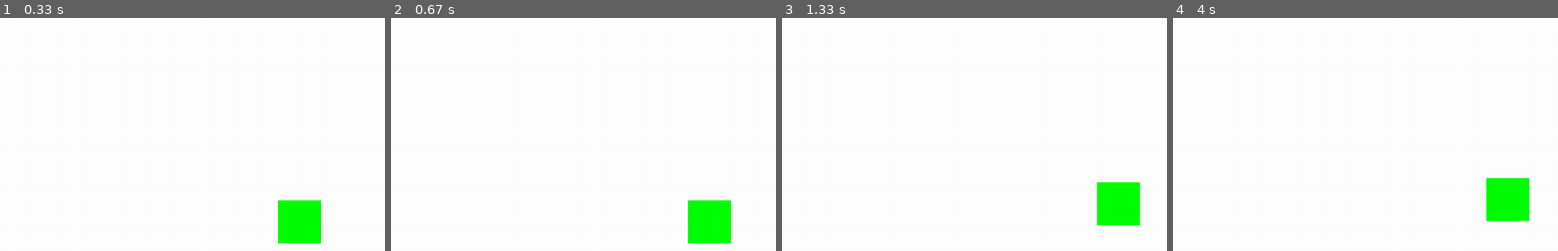
Above: before the commit, frames 1-4 (left to right).
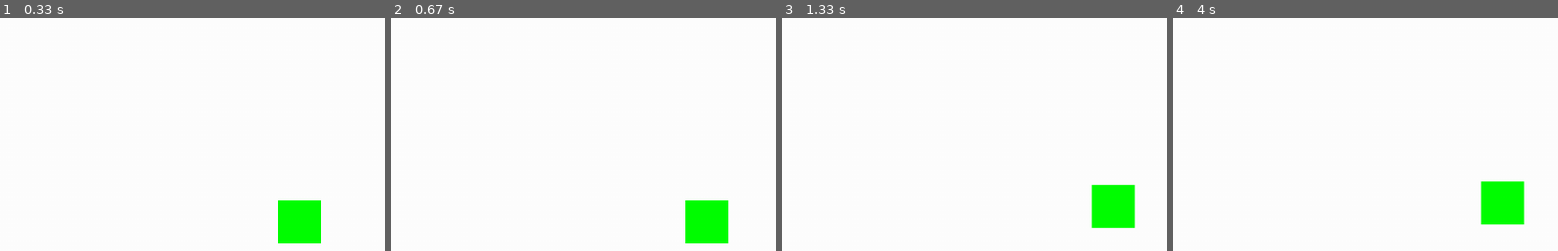
Above: after the commit, the same moments.

Repository: bona0722/mid-pygame
Game: pygame game, started from animal.py
Same seed, same stepped clock (60 frames per second), same inputs: the game is played once before the commit and once after it.
Inputs:
- Up to frame 1 (0.33 s): no input
- Up to frame 2 (0.67 s): hold Right from 0.33 s (still down)
- Up to frame 3 (1.33 s): release Right at 0.8 s; hold Up 0.83-1.13 s; hold Right from 1.17 s (still down)
- Up to frame 4 (4 s): release Right at 1.63 s; hold Left 1.67-2.2 s; hold Down 2.23-2.53 s; hold Left 2.57-2.97 s; hold Up 3-3.37 s; hold Right from 3.4 s (still down)
The pictures show only the part of the screen within x 8-58%, y 15-65%; the shares and areas given below are measured in that part.

Frame 1 is identical in both runs. In frame 2, 0.3% of the frame differs, in the area x 76-89%, y 78-97%; in frame 3, 0.8%; in frame 4, 1.0%, in the area x 79-93%, y 68-89%.

Commit message:
arrange files

Diff:
--- a/Entity.py
+++ /dev/null
@@ -1,101 +0,0 @@
-import pygame
-import random
-import sys
-import math
-from setting import *
-import os
-import time
-from time import sleep
-
-
-class Entity(pygame.sprite.Sprite) :
-    def __init__(self) :
-        pygame.sprite.Sprite.__init__(self)
-
-class Player(Entity) :
-    #sprite for the Player
-    def __init__(self) :
-        Entity.__init__(self)
-        self.image = pygame.Surface((50,50))
-        self.playerx= width/2
-        self.playery= height/2
-        self.image.fill(green) #플레이어 이미지 필요
-        self.rect = pygame.Rect(self.playerx, self.playery, 50,50)
-        self.rect.center = (width/2, height/2)
-
-    def update(self):
-        self.rect = pygame.Rect(self.playerx, self.playery, 50, 50)
-
-
-    def moving(self): #걷는 함수, 방향키 > 걷는다. ctrl + 방향키를 누르면 뛸 수 있다.
-        key_event = pygame.key.get_pressed()
-        if key_event[pygame.K_LEFT]:
-            self.playerx -= 1
-        if key_event[pygame.K_LCTRL] and key_event[pygame.K_LEFT]:
-            self.playerx -= 2
-        if key_event[pygame.K_RIGHT]:
-            self.playerx += 1
-        if key_event[pygame.K_LCTRL] and key_event[pygame.K_RIGHT]:
-            self.playerx += 2
-        if key_event[pygame.K_UP]:
-            self.playery -= 1
-        if key_event[pygame.K_LCTRL] and key_event[pygame.K_UP]:
-            self.playery -= 2
-        if key_event[pygame.K_DOWN]:
-            self.playery += 1
-        if key_event[pygame.K_LCTRL] and key_event[pygame.K_DOWN]:
-            self.playery += 2
-
-
-class Enemy(Entity) :
-    def __init__(self) :
-        Entity.__init__(self)
-        mos = pygame.image.load('image/mos.png')
-        img_scale_mos = pygame.transform.scale(mos,(30,30))
-        self.image = img_scale_mos
-        self.rect = self.image.get_rect()
-
-    def pos(self) :
-        self.rect.x = random.randint(0, width)
-        self.rect.y = random.randint(0, height)
-
-    def update(self) :
-        self.rect.y += 4
-        self.rect.x += 4
-        if self.rect.y >= height or self.rect.x >= width :
-            self.pos()
-
-
-# #initialize pygame and create window
-# pygame.init()
-# pygame.mixer.init()
-# screen = pygame.display.set_mode((width, height))
-# pygame.display.set_caption("Bug Game")
-# clock = pygame.time.Clock()
-
-# entities = pygame.sprite.Group()
-
-# player = Player()
-# enemy = Enemy(400, 500)
-# entities.add(player)
-# entities.add(enemy)
-
-
-# running = True
-# while running:
-#     clock.tick(FPS)
-#     # ALL EVENT PROCESSING SHOULD GO BELOW THIS COMMENT
-#     for event in pygame.event.get():  # User did something
-#         if event.type == pygame.QUIT:  # If user clicked close
-#             running  = False
-#     # pressed = pygame.key.get_pressed()
-#     player.moving()
-#     # enemy.ranmove()
-#     # enemy.move()
-#     screen.fill(black)
-#     entities.update()
-#     entities.draw(screen)
-
-#     pygame.display.flip()
-
-# pygame.quit()
--- a/animal.py
+++ b/animal.py
@@ -1,6 +1,6 @@
 import pygame
 import random
-from setting import *
+from setting_ho import *
 import time
 from time import sleep
 import threading
@@ -20,19 +20,19 @@
         self.rect.y = y
 
     def update(self) :
-        a = random.randint(0,width)
-        b = random.randint(0,height)
+        a = random.randint(0,WIDTH)
+        b = random.randint(0,HEIGHT)
 
 class Player(pygame.sprite.Sprite):
     """ This class represents the player. """
     def __init__(self):
         super().__init__()
         self.image = pygame.Surface((50,50))
-        self.playerx= width/2
-        self.playery= height/2
-        self.image.fill(green) #플레이어 이미지 필요
+        self.playerx= WIDTH/2
+        self.playery= HEIGHT/2
+        self.image.fill(GREEN) #플레이어 이미지 필요
         self.rect = pygame.Rect(self.playerx, self.playery, 50,50)
-        self.rect.center = (width/2, height/2)
+        self.rect.center = (WIDTH/2, HEIGHT/2)
 
     def update(self):
         # """ Update the player location. """
@@ -54,8 +54,8 @@
             self.playery += 1
         if key_event[pygame.K_LCTRL] and key_event[pygame.K_DOWN]:
             self.playery += 2
-        if self.rect.right > width :
-            self.rect.right = width
+        if self.rect.right > WIDTH :
+            self.rect.right = WIDTH
         if self.rect.left < 0 :
             self.rect.left = 0
 
@@ -72,7 +72,7 @@
         # Call the parent class (Sprite) constructor
         super().__init__()
         self.image = pygame.Surface([4, 10])
-        self.image.fill(black)
+        self.image.fill(BLACK)
         self.rect = self.image.get_rect()
 
     def update(self):
@@ -105,8 +105,8 @@
 
     def bugs(self) :
         for i in range(2):
-            a = random.randrange(width)
-            b = random.randrange(height)
+            a = random.randrange(WIDTH)
+            b = random.randrange(HEIGHT)
             bug = Bug(a, b)
             self.bug_list.add(bug)
             self.all_sprites_list.add(bug)
@@ -143,14 +143,14 @@
 
     def display_frame(self, screen):
         """ Display everything to the screen for the game. """
-        screen.fill(white)
+        screen.fill(WHITE)
 
         if self.game_over:
             # font = pygame.font.Font("Serif", 25)
             font = pygame.font.SysFont("serif", 25)
-            text = font.render("Game Over, click to restart", True, black)
-            center_x = (width // 2) - (text.get_width() // 2)
-            center_y = (height // 2) - (text.get_height() // 2)
+            text = font.render("Game Over, click to restart", True, BLACK)
+            center_x = (WIDTH // 2) - (text.get_width() // 2)
+            center_y = (HEIGHT // 2) - (text.get_height() // 2)
             screen.blit(text, [center_x, center_y])
 
         if not self.game_over:
@@ -163,7 +163,7 @@
     # Initialize Pygame and set up the window
     pygame.init()
 
-    size = [width, height]
+    size = [WIDTH, HEIGHT]
     screen = pygame.display.set_mode(size)
 
     pygame.display.set_caption("My Game")
--- a/animalCrossing.py
+++ /dev/null
@@ -1,155 +0,0 @@
-import pygame, sys, os
-from pygame.locals import QUIT
-
-pygame.init() #초기화를 해줘야함.
-pygame.display.set_caption("Animal Crossing") #게임 제목을 써줌. 화면이 꺼지기 전까지 제목이 계속 유지되므로 전역변수로 설정하기
-width, height = 1000, 700
-screen = pygame.display.set_mode((width, height)) #x축,y축 생성
- # 화면을 초기화하거나 화면에 데이터 추가하는 변수
-clock = pygame.time.Clock() #< #화면을 초 당 몇 번 출력하는지. 게임의 fps설정 가능
-
-saddleBrown = (139, 69, 19) #button color
-white = (255,255,255)
-black = (0,0,0)
-red = (255,0,0)
-green = (0,255,0)
-blue = (0,0,255)
-
-start_bg = pygame.image.load(os.path.join("image", "start_background.jpg")).convert()
-bg = pygame.image.load('image/island.png')
-house = pygame.image.load('image/House.png')
-market = pygame.image.load('image/market.png')
-fishzone = pygame.image.load('image/fishzone.png')
-mos = pygame.image.load('image/mos.png')
-img_scale = pygame.transform.scale(bg, (width, height)) #크기변환
-img_scale_house = pygame.transform.scale(house, (150, 150))
-img_scale_market = pygame.transform.scale(market,(150,150))
-img_scale_fishzone = pygame.transform.scale(fishzone,(150,150))
-img_scale_mos = pygame.transform.scale(mos,(150,150))
-
-
-class Entity(pygame.sprite.Sprite) : #sprite init
-    def __init__(self) :
-        pygame.sprite.Sprite.__init__(self)
-
-class Player(Entity) : #player 관련 함수 및 player 기본설정
-    #sprite for the Player
-    def __init__(self) :
-        Entity.__init__(self)
-        self.image = pygame.Surface((50,50))
-        self.playerx= width/2
-        self.playery= height/2
-        self.image.fill(green)
-        self.rect = pygame.Rect(self.playerx, self.playery, 66,92)
-        self.rect.center = (width/2, height/2)
-
-    def update(self):
-        self.rect = pygame.Rect(self.playerx, self.playery, 66, 92)
-
-
-    def moving(self): #걷는 함수, 방향키 > 걷는다. ctrl + 방향키를 누르면 뛸 수 있다.
-        key_event = pygame.key.get_pressed()
-        if key_event[pygame.K_LEFT]:
-            self.playerx -= 1
-        if key_event[pygame.K_LCTRL] and key_event[pygame.K_LEFT]:
-            self.playerx -= 2
-        if key_event[pygame.K_RIGHT]:
-            self.playerx += 1
-        if key_event[pygame.K_LCTRL] and key_event[pygame.K_RIGHT]:
-            self.playerx += 2
-        if key_event[pygame.K_UP]:
-            self.playery -= 1
-        if key_event[pygame.K_LCTRL] and key_event[pygame.K_UP]:
-            self.playery -= 2
-        if key_event[pygame.K_DOWN]:
-            self.playery += 1
-        if key_event[pygame.K_LCTRL] and key_event[pygame.K_DOWN]:
-            self.playery += 2
-
-class button(): #버튼 구현 button(screen, color, x축, y축, 가로, 세로)
-    def __init__(self, win, bColor, x, y, width, height):
-        self.win = win
-        self.bColor = bColor
-
-        self.x = x
-        self.y = y
-
-        self.width = width
-        self.height = height
-
-        # self.click = pygame.mouse.get_pressed()
-
-    def draw(self, text = '', tColor = 0): #draw(텍스트, 텍스트 컬러)
-        #make a rectangle button
-        pygame.draw.rect(self.win , self.bColor, (self.x, self.y, self.width+4, self.height+2))
-
-        #font
-        font = pygame.font.SysFont('굴림', self.height)
-        text = font.render(text, True, tColor)
-        self.win.blit(text, (self.x  + 1, self.y + 2))
-
-    def boundary(self, pos): #mouse가 버튼 내 좌표에 있으면 True반환. boundary(pygame.mouse.get_pos()
-        if pos[0] < self.x + self.width and pos[0] > self.x:
-            if pos[1] < self.y + self.height and pos[1] > self.y:
-                return True
-        return False
-
-
-def main(): #게임을 실행할 때 게임에서 발생한 event에 대한 설정이나 사용자의 게임 알고리즘이 여기서 작성돼야함
-
-    start_button = button(screen, saddleBrown, 80, 50, 250, 80)
-    guide_button = button(screen, saddleBrown, 80, 150, 250, 80)
-    exit_button = button(screen, saddleBrown, 80, 250, 250, 80)
-    clock.tick(100)
-
-    while True: #while로 구현
-
-        for event in pygame.event.get(): #게임중에 무슨 이벤트인지 for문으로 검사.
-            pos = pygame.mouse.get_pos()
-
-            if event.type == QUIT:
-                if exit_button:
-                    pygame.quit()
-                    sys.exit()
-
-            if event.type == pygame.MOUSEBUTTONDOWN: #마우스로 버튼 클릭시 이벤트
-                if start_button.boundary(pos):
-                    print("clicked the start Button")
-                    screen.fill(black)
-                if guide_button.boundary(pos):
-                    print("clicked the game guide Button")
-                    screen.fill(black)
-                if exit_button.boundary(pos):
-                    print("clicked the exit Button")
-                    screen.fill(black)
-
-
-            if event.type == pygame.MOUSEBUTTONUP: #마우스 버튼을 떼면 생기는 이벤트
-                if start_button.boundary(pos):
-                    print("start the game")
-                    screen.fill(black)
-                if guide_button.boundary(pos):
-                    print("the game guide")
-                    screen.fill(black)
-                if exit_button.boundary(pos):
-                    print("exit the game")
-                    screen.fill(black)
-                    pygame.quit()
-                    sys.exit()
-
-
-        screen.blit(start_bg, (-200,0))
-
-        start_button.draw('START', black)
-        guide_button.draw('GUIDE', black)
-        exit_button.draw('EXIT', black)
-        pygame.display.update()
-
-        # screen.blit(img_scale_house, (500,250))
-        # screen.blit(img_scale_market, (150,200))
-        # screen.blit(img_scale_fishzone, (700,130))
-        # screen.blit(img_scale_mos,(680,400))
-        # pygame.draw.circle(screen, white, (pos_x, pos_y), 20)
-
-if __name__ == '__main__':
-    main()
--- a/game.py
+++ /dev/null
@@ -1,62 +0,0 @@
-
-import os
-import pygame
-import random
-from setting import *
-from Entity import *
-import time
-from time import sleep
-import threading
-
-class Game :
-    def __init__(self) :
-        self.score = 0
-        self.game_over = False
-        self.enemys = pygame.sprite.Group()
-        self.all_sprites_list = pygame.sprite.Group()
-
-        for i in range(10) :
-            bug = Enemy()
-
-            bug.pos()
-
-            self.enemys.add(bug)
-            self.all_sprites_list.add(bug)
-        self.player = Player()
-        self.all_sprites_list.add(self.player)
-
-
-    def run_logic(self) :
-        if not self.game_over:
-            self.all_sprites_list.update()
-            enemys_hit_list = pygame.sprite.pygame.sprite.spritecollide(self.player, self.enemys, True)
-
-            for bug in enemys_hit_list :
-                self.score += 100
-                print(self.score)
-
-            if len(self.enemys) == 0:
-                self.game_over = True
-
-    # def bugmaking(self) :
-    #     a = random.randint(0,width)
-    #     b = random.randint(0,height)
-    #     bug = Enemy(a, b)
-    #     threading.Timer(2.5,self.bugmaking).start()
-
-def main():
-    pygame.init()
-    screen = pygame.display.set_mode((width, height))
-    pygame.display.set_caption("Bug Game")
-
-    clock = pygame.time.Clock()
-    run = True
-    game = Game()
-
-    while run :
-        clock.tick(FPS)
-
-    pygame.quit()
-
-if __name__ == "__main__" :
-    main()
--- a/setting.py
+++ /dev/null
@@ -1,11 +0,0 @@
-#basic
-width = 1000
-height = 700
-FPS = 70
-
-#color
-white = (255,255,255)
-black = (0,0,0)
-red = (255,0,0)
-green = (0,255,0)
-blue = (0,0,255)
--- a/shmup.py
+++ b/shmup.py
@@ -180,8 +180,6 @@
             self.kill() #sprite를 가져와서 그룹에서 제거하는 명령
 
 
-
-
 #초기화 pygame and create window
 pygame.init()
 pygame.mixer.init() #소리에 필수
Binary file added: image/bgguide.jpg
Binary file added: image/key.jpg
Binary file added: image/spacebar.png
